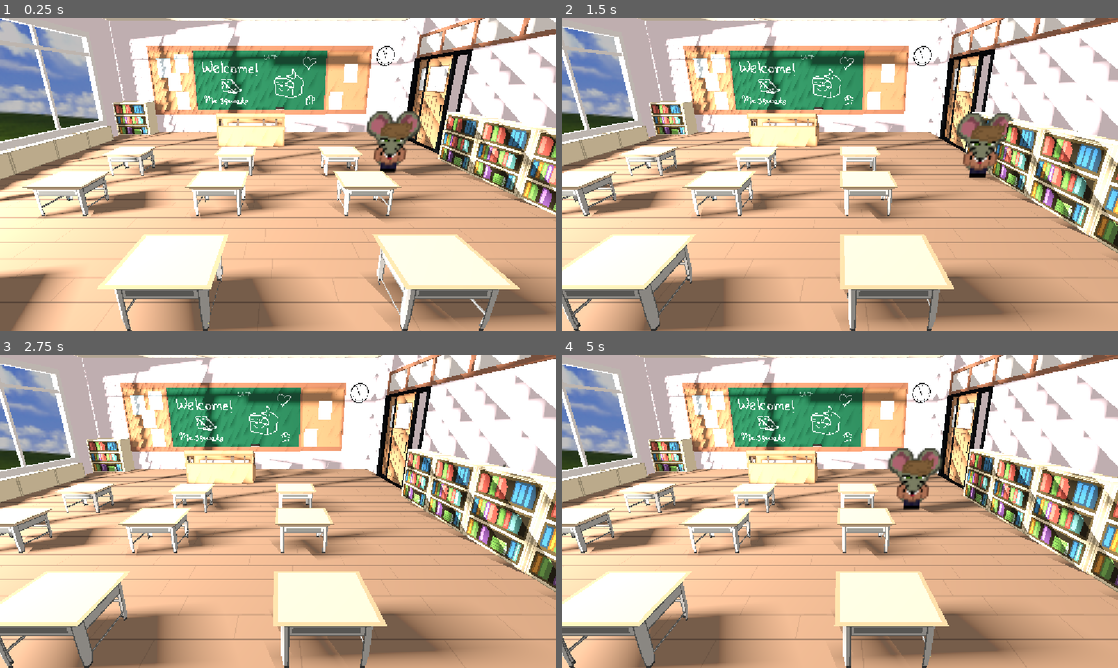
Above: before the commit, frames 1-4 (two rows, left to right).
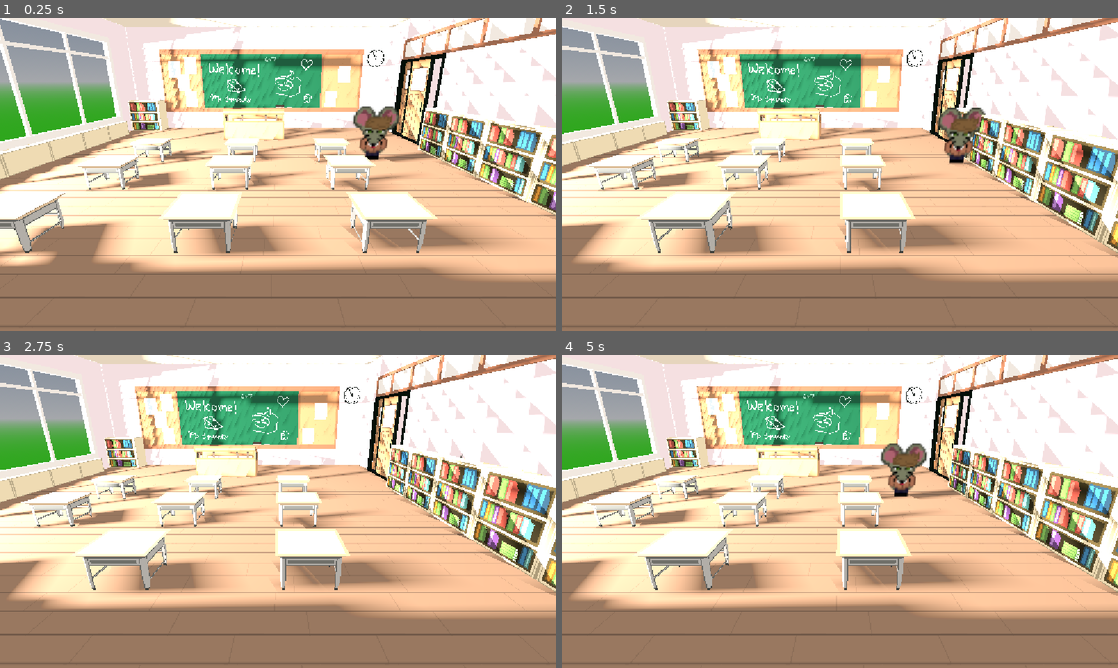
Above: after the commit, the same moments.

Repository: sid-the-loser/riskuits
Game: Godot game, scene res://scenes/test.tscn
Same seed, same stepped clock (60 frames per second), same inputs: the game is played once before the commit and once after it.
Inputs:
- Up to frame 1 (0.25 s): no input
- Up to frame 2 (1.5 s): hold Right (move_right) 0.53-1.28 s; hold Down (move_down) from 1.28 s (still down)
- Up to frame 3 (2.75 s): release Down (move_down) at 2.03 s; hold Right (move_right) from 2.03 s (still down)
- Up to frame 4 (5 s): release Right (move_right) at 2.78 s; hold Up (move_up) 2.78-3.53 s; hold Left (move_left) from 3.53 s (still down)

The runs differ from the first frame. In frame 1, 77% of the frame differs, in the area x 0-100%, y 0-100%; in frame 2, 75%; in frame 3, 75%; in frame 4, 75%.

Commit message:
trying to perfect the env not done yet

Diff:
--- a/scenes/test.tscn
+++ b/scenes/test.tscn
@@ -1,25 +1,14 @@
-[gd_scene load_steps=9 format=3 uid="uid://c3mgol4nrts6b"]
+[gd_scene load_steps=5 format=3 uid="uid://c3mgol4nrts6b"]
 
 [ext_resource type="Script" uid="uid://du6mtnue0r5dw" path="res://scripts/rail_cam.gd" id="1_bl13t"]
 [ext_resource type="PackedScene" uid="uid://uww0dw0d6m7f" path="res://prefabs/player.tscn" id="1_errlg"]
 [ext_resource type="PackedScene" uid="uid://bdgi38t1sv8jn" path="res://models/RiscuitsClassroomNoBorder.gltf" id="3_iyx0m"]
 [ext_resource type="Environment" uid="uid://cuxra7uc8caxi" path="res://world_environment_stuff/inclass_environment.tres" id="4_74lek"]
-[ext_resource type="Texture2D" uid="uid://cdlx06pifmfpi" path="res://sprites/skybox/Bliss_(Windows_XP).png" id="5_j5jx5"]
-
-[sub_resource type="StandardMaterial3D" id="StandardMaterial3D_lpvoh"]
-albedo_texture = ExtResource("5_j5jx5")
-
-[sub_resource type="QuadMesh" id="QuadMesh_at5dv"]
-
-[sub_resource type="StandardMaterial3D" id="StandardMaterial3D_jcd4p"]
-emission = Color(1, 1, 1, 1)
-emission_energy_multiplier = 2.68
-grow_amount = -7.162
 
 [node name="Test" type="Node3D"]
 
 [node name="RailCamera3D" type="Camera3D" parent="." node_paths=PackedStringArray("main_subject_")]
-transform = Transform3D(1, 0, 0, 0, 0.9464692, 0.3227944, 0, -0.3227944, 0.9464692, 0, 6.141553, 6.277887)
+transform = Transform3D(1, 0, 0, 0, 0.9464692, 0.3227944, 0, -0.3227944, 0.9464692, 0, 6.141553, 9.182448)
 current = true
 fov = 60.0
 script = ExtResource("1_bl13t")
@@ -61,9 +50,3 @@
 
 [node name="WorldEnvironment" type="WorldEnvironment" parent="."]
 environment = ExtResource("4_74lek")
-
-[node name="MeshInstance3D" type="MeshInstance3D" parent="."]
-transform = Transform3D(55.72973, 0, 56.794212, 0, 79.57, 0, -56.794212, 0, 55.72973, -51.927963, 6.5489492, -34.70256)
-material_override = SubResource("StandardMaterial3D_lpvoh")
-mesh = SubResource("QuadMesh_at5dv")
-surface_material_override/0 = SubResource("StandardMaterial3D_jcd4p")
--- a/world_environment_stuff/inclass_environment.tres
+++ b/world_environment_stuff/inclass_environment.tres
@@ -1,6 +1,7 @@
 [gd_resource type="Environment" load_steps=3 format=3 uid="uid://cuxra7uc8caxi"]
 
 [sub_resource type="ProceduralSkyMaterial" id="ProceduralSkyMaterial_prk7x"]
+ground_bottom_color = Color(0.17979056, 0.65311515, 0.115210794, 1)
 
 [sub_resource type="Sky" id="Sky_wlxty"]
 sky_material = SubResource("ProceduralSkyMaterial_prk7x")
@@ -10,4 +11,4 @@
 background_color = Color(1, 1, 1, 1)
 sky = SubResource("Sky_wlxty")
 ambient_light_source = 2
-ambient_light_color = Color(0.7807016, 0.7807017, 0.7807016, 1)
+ambient_light_color = Color(1, 1, 1, 1)
